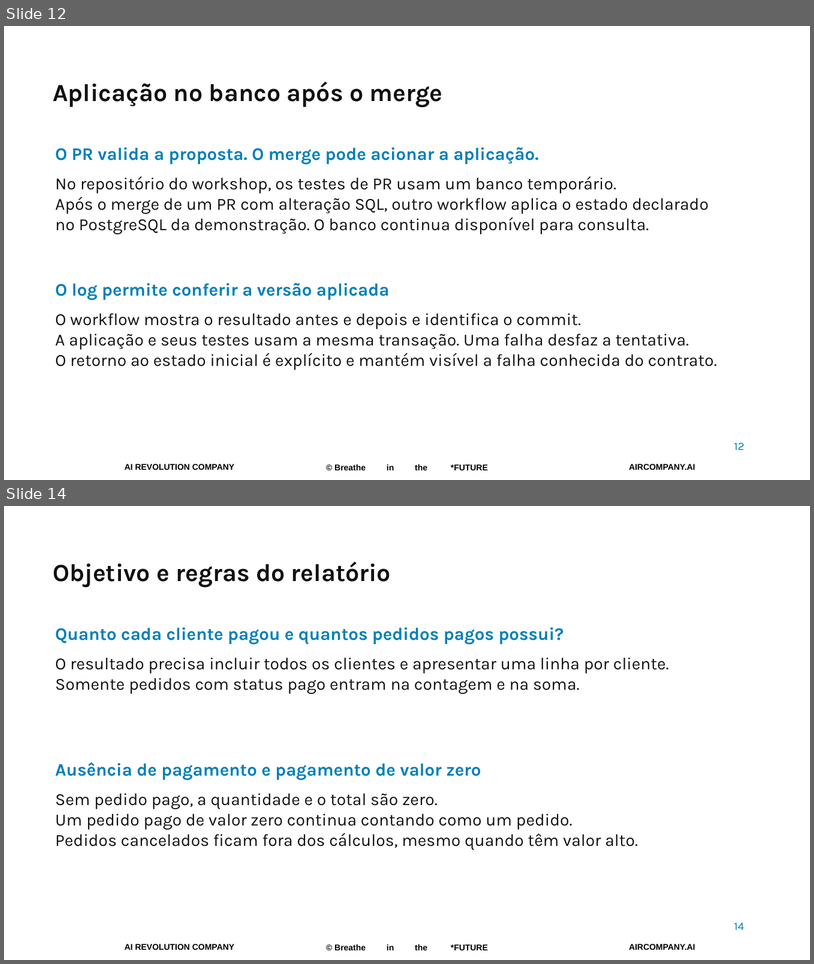
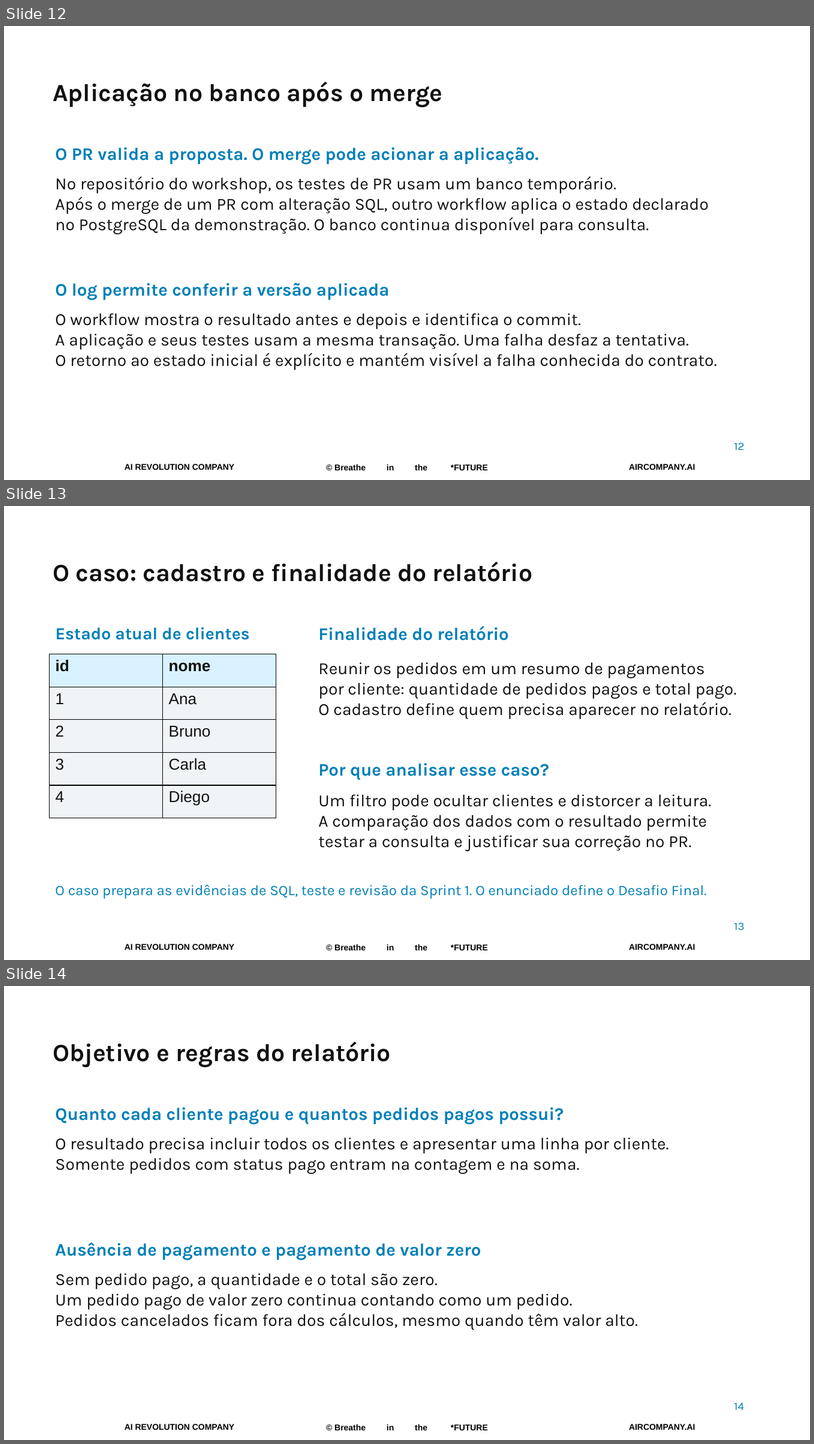
Before and after one commit to pedropalmieri/workshop4-pr-sql-ia, a slide deck: materiais/Workshop4-19nov2026.pptx. Shown one above the other, each under a label of ours: slides 12 and 14 before the commit, slides 12, 13 and 14 after it; the slides between them are not shown. The pictures are 814x964 and 814x1444 pixels, drawn with LibreOffice and Linux fonts; fonts in the diff are those of the drawing; background and template pictures are left out. Boxes give left, top, right and bottom in pixels: in the first picture for what was removed or moved away, otherwise in the second. Text is boxed around its words. In the diff, an @@ line names an element or a change of style, - is before the commit and + after.

Commit message:
Documenta respostas SQL dos slides e esclarece finalidade do relatório

```diff
--- a/materiais/Workshop4-19nov2026.pptx
+++ b/materiais/Workshop4-19nov2026.pptx
@@ slide 13 added at (4, 506, 810, 960), background #FFFFFF; not listed: 3 template elements that a slide beside it also shows @@
@@ text added at (53, 561, 533, 582), 29.2 pt, text #111111, bold @@
+O caso: cadastro e finalidade do relatório
@@ text added at (56, 627, 250, 640), 20.2 pt, text #007FB8, bold @@
+Estado atual de clientes
@@ text added at (318, 626, 509, 640), 21 pt, text #007FB8, bold @@
+Finalidade do relatório
@@ table added at (50, 654, 277, 818), 5 rows, 2 columns @@
+id | nome
+1 | Ana
+2 | Bruno
+3 | Carla
+4 | Diego
@@ text added at (318, 662, 737, 719), 20.2 pt, text #111111 @@
+Reunir os pedidos em um resumo de pagamentos
+por cliente: quantidade de pedidos pagos e total pago.
+O cadastro define quem precisa aparecer no relatório.
@@ text added at (318, 763, 549, 780), 21 pt, text #007FB8, bold @@
+Por que analisar esse caso?
@@ text added at (318, 794, 712, 851), 20.2 pt, text #111111 @@
+Um filtro pode ocultar clientes e distorcer a leitura.
+A comparação dos dados com o resultado permite
+testar a consulta e justificar sua correção no PR.
@@ text added at (55, 884, 707, 898), 17.2 pt, text #007FB8 @@
+O caso prepara as evidências de SQL, teste e revisão da Sprint 1. O enunciado define o Desafio Final.
@@ text added at (734, 922, 744, 930), 13.5 pt, text #007FB8 @@
+13
```
Also in this commit, not shown: 1 slide removed, 4 other files.
